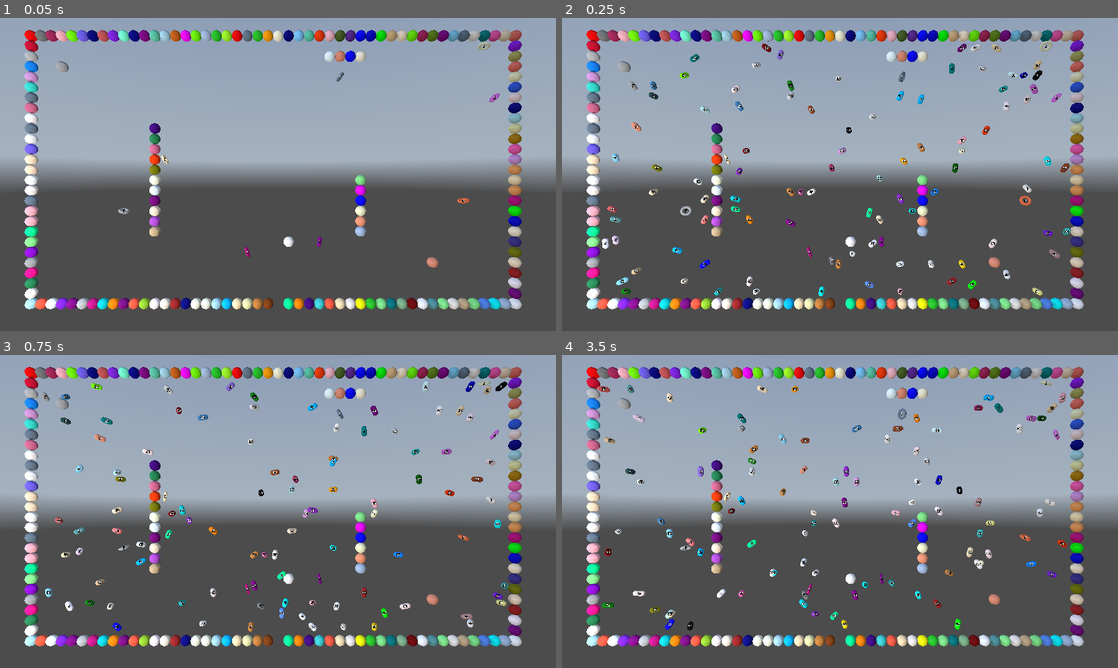
Above: before the commit, frames 1-4 (two rows, left to right).
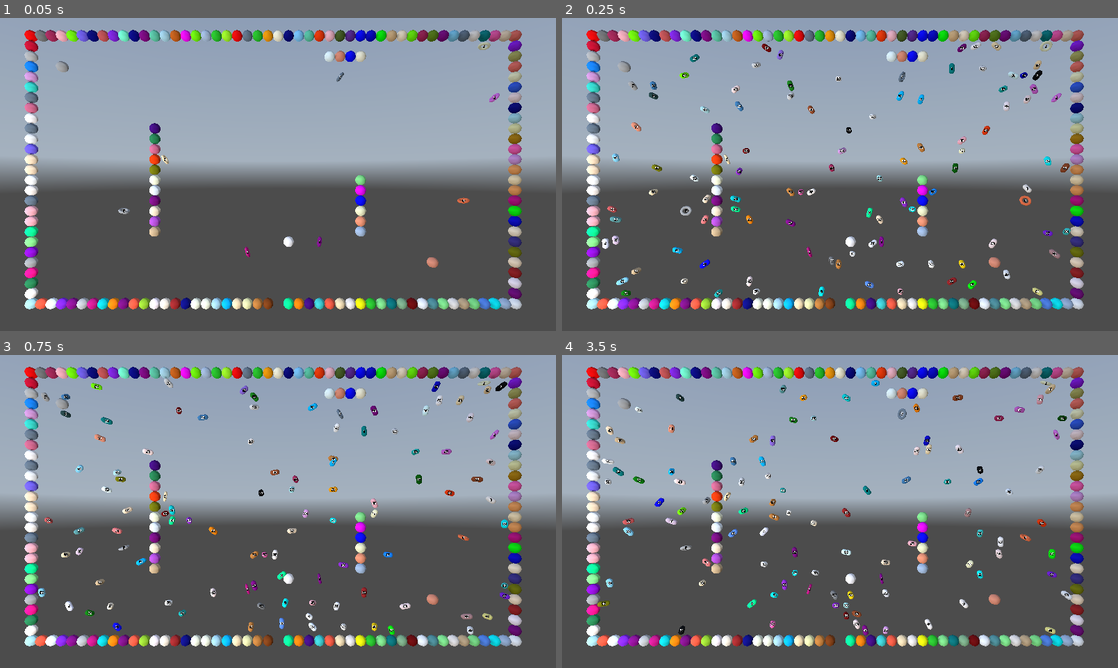
Above: after the commit, the same moments.

Repository: kasworld/gd4snakebyte3d
Game: Godot game, scene res://main.tscn
Same seed, same stepped clock (60 frames per second), same inputs: the game is played once before the commit and once after it. A sky picture missing from this copy of the repository is replaced by a grey-blue gradient.
Inputs (mouse positions are in pixels of both pictures, inside the frame that each line leads up to):
- Up to frame 1 (0.05 s): no input
- Up to frame 2 (0.25 s): no input
- Up to frame 3 (0.75 s): tap Enter at 0.5 s; move the mouse to (400, 495) at 0.52 s; click (400, 495) at 0.67 s
- Up to frame 4 (3.5 s): move the mouse to (728, 527) at 1.27 s; click (728, 527) at 1.42 s; move the mouse to (895, 442) at 2.02 s; click (895, 442) at 2.17 s; move the mouse to (812, 574) at 2.77 s; click (812, 574) at 2.92 s

Frame 1 is identical in both runs. In frame 2, 0.3% of the frame differs, in the area x 10-81%, y 6-91%; in frame 3, 1.4%; in frame 4, 4.5%, in the area x 6-93%, y 6-90%.

Commit message:
slide 1 on reflect

Diff:
--- a/plum.gd
+++ b/plum.gd
@@ -48,32 +48,38 @@
 		"left" : field_get(pos, Dir8Lib.DirTurnLeft(d, 1)),
 		}
 
-func find_new_dir(old_pos2d :Vector2i, old_dir :Dir8Lib.Dir) -> Dir8Lib.Dir:
+func find_new_dir(old_pos2d :Vector2i, old_dir :Dir8Lib.Dir) -> Dictionary:
 	var 기존방향3 = field_get3(old_pos2d, old_dir)
 	var new_dir = old_dir
+	var move_dir = old_dir
 	if 기존방향3.center == null: # 진행방향이 비어 있어 통과
 		new_dir = old_dir
+		move_dir = new_dir
 	elif 기존방향3.right == null and 기존방향3.left == null: # 진행 방향이 막혀 있어 뒤로 반사
 		new_dir = Dir8Lib.DirOpppsite(old_dir)
+		move_dir = new_dir
 	elif 기존방향3.right != null and 기존방향3.left != null: # 진행 방향이 막혀 있어 뒤로 반사
 		new_dir = Dir8Lib.DirOpppsite(old_dir)
+		move_dir = new_dir
 	elif 기존방향3.right == null and 기존방향3.left != null: # 오른쪽이 비어 있어 오른쪽으로 반사
 		new_dir = Dir8Lib.DirTurnRight(old_dir)
+		move_dir = Dir8Lib.DirTurnRight(old_dir, 1)
 	elif 기존방향3.right != null and 기존방향3.left == null: # 왼쪽이 비어 있어 왼쪽으로 반사
 		new_dir = Dir8Lib.DirTurnLeft(old_dir)
-	return new_dir
+		move_dir = Dir8Lib.DirTurnLeft(old_dir, 1)
+	return { "dir":new_dir, "move":move_dir }
 
 func move2d() -> void:
 	old_pos2d = pos2d
 	old_pos_time = Time.get_unix_time_from_system()
-	var new_dir = find_new_dir(pos2d, move_dir)
-	if field_get(pos2d, new_dir) == null : # 이동 가능
-		pos2d = pos2d + Dir8Lib.Dir2Vt[new_dir]
-		if move_dir != new_dir:
+	var new_dict = find_new_dir(pos2d, move_dir)
+	if field_get(pos2d, new_dict.move) == null : # 이동 가능
+		pos2d = pos2d + Dir8Lib.Dir2Vt[new_dict.move]
+		if move_dir != new_dict.dir:
 			if not Dir8Lib.IsDiagonal(move_dir):
 				move_dir = Dir8Lib.DiagonalList.pick_random()
 			else:
-				move_dir = new_dir
+				move_dir = new_dict.dir
 	else:
 		print_debug(self)
 		move_dir = Dir8Lib.Dir.values().pick_random()
